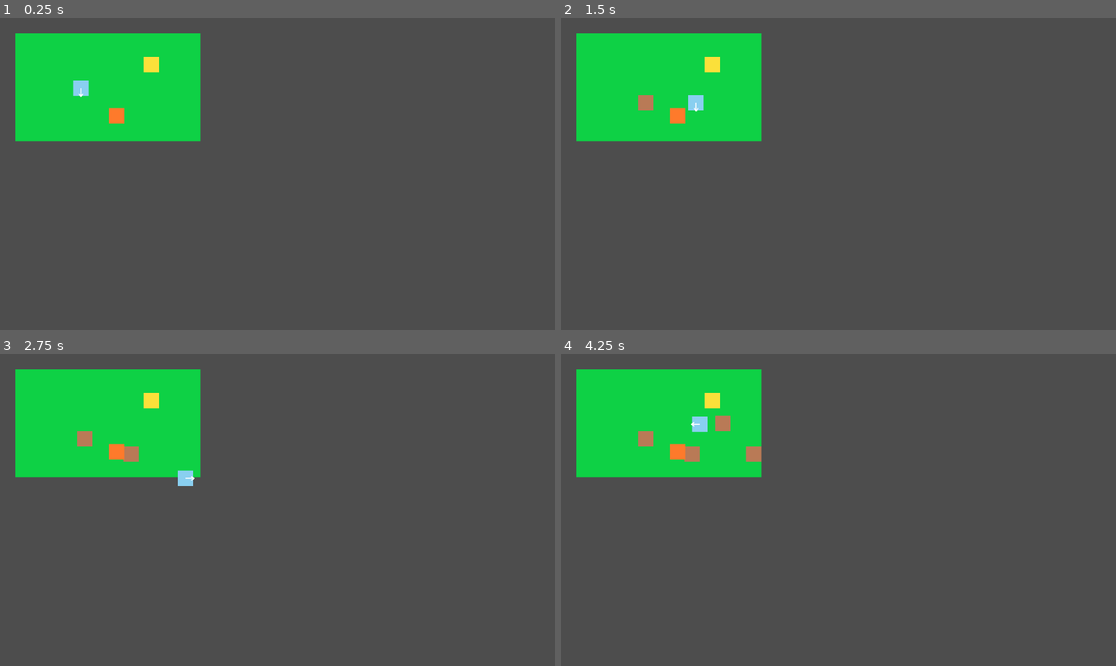
Above: before the commit, frames 1-4 (two rows, left to right).
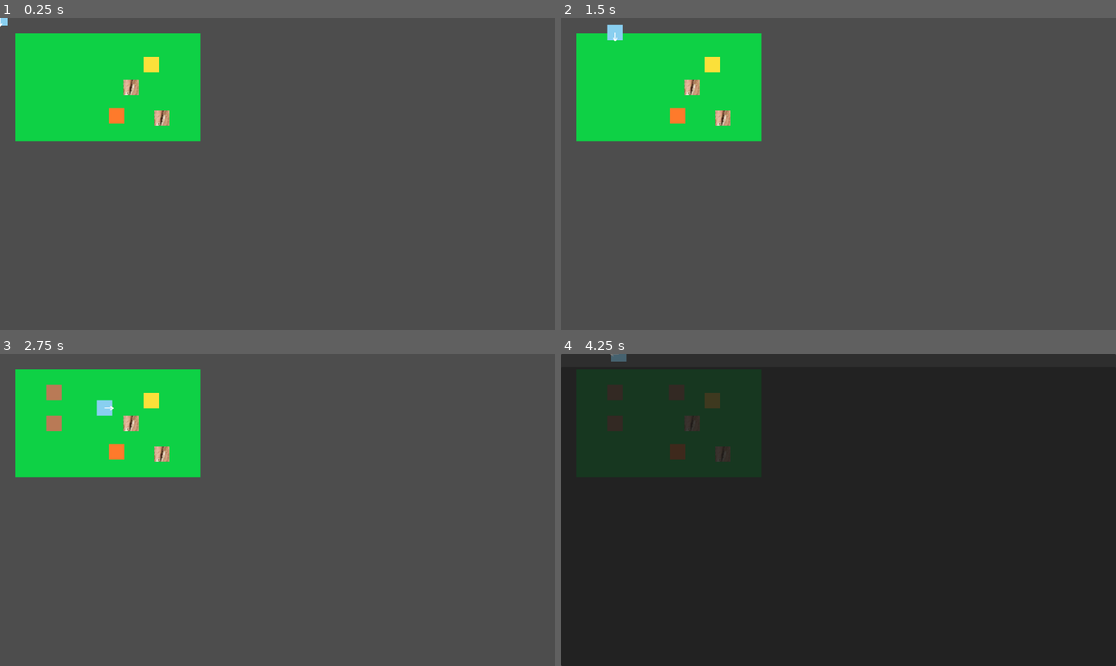
Above: after the commit, the same moments.

Repository: Elias-Fariz/agri-cultured
Game: Godot game, scene res://tscn/Farm.tscn
Same seed, same stepped clock (60 frames per second), same inputs: the game is played once before the commit and once after it.
Inputs:
- Up to frame 1 (0.25 s): no input
- Up to frame 2 (1.5 s): tap Enter at 0.5 s; hold D (move_right) 0.53-1.28 s; hold Space (tool) 0.53-1.28 s; hold S (move_down) from 1.28 s (still down); tap E (interact) at 1.35 s
- Up to frame 3 (2.75 s): tap Space (tool) at 1.55 s; release S (move_down) at 2.03 s; hold D (move_right) from 2.03 s (still down); hold Space (tool) from 2.03 s (still down)
- Up to frame 4 (4.25 s): release D (move_right) at 2.78 s; release Space (tool) at 2.78 s; hold W (move_up) 2.78-3.53 s; tap Space (tool) at 2.85, 3.8 s; hold A (move_left) from 3.53 s (still down); hold E (interact) from 3.53 s (still down); tap T (open_inventory, bound only after the commit) at 4.15 s

The runs differ from the first frame. In frame 1, 0.5% of the frame differs, in the area x 0-31%, y 0-35%; in frame 2, 0.7%; in frame 3, 1.1%; in frame 4, 100%, in the area x 0-100%, y 0-100%.

Commit message:
tree + inventory
made impassable tree, object layer to put trees on, and inventory that remembers items

Diff:
--- a/project.godot
+++ b/project.godot
@@ -14,6 +14,10 @@
 run/main_scene="uid://6ni01dvcs2m2"
 config/features=PackedStringArray("4.5", "Forward Plus")
 config/icon="res://icon.svg"
+
+[autoload]
+
+GameState="*res://scripts/GameState.gd"
 
 [input]
 
@@ -47,3 +51,8 @@
 "events": [Object(InputEventKey,"resource_local_to_scene":false,"resource_name":"","device":-1,"window_id":0,"alt_press …(191 unchanged characters)…
 ]
 }
+open_inventory={
+"deadzone": 0.2,
+"events": [Object(InputEventKey,"resource_local_to_scene":false,"resource_name":"","device":-1,"window_id":0,"alt_pressed":false,"shift_pressed":false,"ctrl_pressed":false,"meta_pressed":false,"pressed":false,"keycode":0,"physical_keycode":84,"key_label":0,"unicode":116,"location":0,"echo":false,"script":null)
+]
+}
--- a/scripts/Farm.gd
+++ b/scripts/Farm.gd
@@ -1,40 +1,65 @@
+# Farm.gd (Godot 4.x) - Ground TileMap + Objects TileMap
 extends Node2D
 
 @onready var ground: TileMap = $Ground
-@onready var player := $Player as CharacterBody2D
-@onready var spawn: Marker2D = $Spawn
+@onready var objects: TileMap = $Objects
+@onready var player := $Player as CharacterBody2D  # you said this cast works
 
-@export var layer := 0
-@export var source_id := 0
-@export var grass_coords := Vector2i(0, 0)
-@export var tilled_coords := Vector2i(1, 0)
-@export var tile_size := 32
+# --- Tile IDs / atlas coords ---
+# Ground tileset info (grass + tilled) in Ground TileMap
+@export var ground_source_id: int = 0
+@export var grass_coords: Vector2i = Vector2i(0, 0)
+@export var tilled_coords: Vector2i = Vector2i(1, 0)
 
-func _ready() -> void:
-	# Place player at spawn if present
-	if player:
-		player.global_position = spawn.global_position
+# Tree tileset info in Objects TileMap (tree.png atlas)
+@export var tree_source_id: int = 0        # likely 0 inside Objects TileMap
+@export var tree_coords: Vector2i = Vector2i(0, 0)
+
+# Chop settings
+@export var chops_to_fell: int = 3
+var tree_chops: Dictionary = {}  # { Vector2i: int }
 
 func _unhandled_input(event: InputEvent) -> void:
 	if event.is_action_pressed("tool"):
-		_try_till()
+		_tool_action()
 
-func _try_till() -> void:
-	# Convert player world position to the tile cell they are standing on
+func _tool_action() -> void:
+	# Grid-perfect target cell: 1 cell in front of player (based on Ground's grid)
 	var player_cell: Vector2i = ground.local_to_map(ground.to_local(player.global_position))
-
-	# Convert facing (Vector2) to a grid step (Vector2i)
 	var step := Vector2i(int(player.facing.x), int(player.facing.y))
-
-	# Target is exactly 1 tile in front
 	var target_cell := player_cell + step
 
-	# Read what's currently on that cell
-	var current_source: int = ground.get_cell_source_id(layer, target_cell)
-	var current_atlas: Vector2i = ground.get_cell_atlas_coords(layer, target_cell)
+	# Priority 1: chop tree if present on Objects TileMap
+	if _cell_has_tree(target_cell):
+		_chop_tree(target_cell)
+		return
 
-	if current_source == source_id and current_atlas == grass_coords:
-		ground.set_cell(layer, target_cell, source_id, tilled_coords)
-		print("Tilled tile at cell: ", target_cell)
-	else:
-		print("No till: cell=", target_cell, " source=", current_source, " atlas=", current_atlas)
+	# Priority 2: otherwise till the ground
+	_try_till_ground(target_cell)
+
+func _cell_has_tree(cell: Vector2i) -> bool:
+	# Objects TileMap uses the same cell coordinates if both TileMaps share tile size/origin
+	var src := objects.get_cell_source_id(0, cell)
+	if src != tree_source_id:
+		return false
+	var atlas := objects.get_cell_atlas_coords(0, cell)
+	return atlas == tree_coords
+
+func _chop_tree(cell: Vector2i) -> void:
+	var current := int(tree_chops.get(cell, 0)) + 1
+	tree_chops[cell] = current
+	print("Chop ", current, "/", chops_to_fell, " at ", cell)
+
+	if current >= chops_to_fell:
+		objects.erase_cell(0, cell)  # remove tree ONLY from Objects TileMap
+		tree_chops.erase(cell)
+		GameState.add_item("Wood")
+		print("Tree felled at ", cell)
+
+func _try_till_ground(cell: Vector2i) -> void:
+	var src := ground.get_cell_source_id(0, cell)
+	var atlas := ground.get_cell_atlas_coords(0, cell)
+
+	if src == ground_source_id and atlas == grass_coords:
+		ground.set_cell(0, cell, ground_source_id, tilled_coords)
+		print("Tilled tile at cell: ", cell)
--- /dev/null
+++ b/scripts/GameState.gd
@@ -0,0 +1,8 @@
+# GameState.gd
+extends Node
+
+var inventory: Array[String] = []
+
+func add_item(item: String) -> void:
+	inventory.append(item)
+	print("Added to inventory:", item, " Inventory now:", inventory)
--- /dev/null
+++ b/scripts/InventoryUI.gd
@@ -0,0 +1,28 @@
+# InventoryUI.gd
+extends CanvasLayer
+
+@onready var panel: Panel = $Panel
+@onready var item_list: ItemList = $Panel/VBoxContainer/ItemList
+
+func set_items(items: Array[String]) -> void:
+	item_list.clear()
+
+	var counts := {}
+	for it in items:
+		counts[it] = int(counts.get(it, 0)) + 1
+
+	for key in counts.keys():
+		item_list.add_item("%s x%d" % [str(key), counts[key]])
+
+
+func show_ui() -> void:
+	panel.visible = true
+
+func hide_ui() -> void:
+	panel.visible = false
+
+func toggle_ui() -> void:
+	panel.visible = not panel.visible
+
+func is_open() -> bool:
+	return panel.visible
--- a/scripts/Player.gd
+++ b/scripts/Player.gd
@@ -11,6 +11,7 @@
 
 @onready var sensor: Area2D = $InteractSensor
 @onready var indicator: Node2D = $FacingIndicator
+@onready var inventory_ui = get_tree().current_scene.get_node("InventoryUI")
 
 
 func _ready() -> void:
@@ -40,6 +41,13 @@
 	if event.is_action_pressed("interact"):
 		_try_interact()
 
+	if event.is_action_pressed("open_inventory"):
+		# Refresh UI content then toggle
+		inventory_ui.set_items(GameState.inventory)
+		inventory_ui.toggle_ui()
+		return
+
+
 func _update_sensor_position() -> void:
 	# Keep sensor one "step" in front of the player
 	sensor.position = facing * interact_offset
--- a/tscn/Farm.tscn
+++ b/tscn/Farm.tscn
@@ -1,11 +1,13 @@
-[gd_scene load_steps=10 format=3 uid="uid://6ni01dvcs2m2"]
+[gd_scene load_steps=14 format=3 uid="uid://6ni01dvcs2m2"]
 
 [ext_resource type="Script" uid="uid://cevvm7fnmvrhe" path="res://scripts/Farm.gd" id="1_vobxb"]
 [ext_resource type="Texture2D" uid="uid://bsldlblkqkem5" path="res://art/tiles.png" id="2_mre8b"]
+[ext_resource type="Texture2D" uid="uid://caerjv5h3fdyv" path="res://art/tree.png" id="3_d13le"]
 [ext_resource type="PackedScene" uid="uid://dv7wem6ftpvdd" path="res://tscn/Player.tscn" id="3_vobxb"]
 [ext_resource type="PackedScene" uid="uid://d3xqpf5v6a8cl" path="res://tscn/Chest.tscn" id="5_2ywwf"]
 [ext_resource type="Texture2D" uid="uid://bq8o1e8mbe7qm" path="res://art/door.PNG" id="6_mre8b"]
 [ext_resource type="Script" uid="uid://sh30tjkuwdh7" path="res://scripts/DoorToHouse.gd" id="7_d13le"]
+[ext_resource type="PackedScene" uid="uid://dtrn2d385g5ul" path="res://ui/InventoryUI.tscn" id="8_og6c6"]
 
 [sub_resource type="TileSetAtlasSource" id="TileSetAtlasSource_pqap4"]
 texture = ExtResource("2_mre8b")
@@ -15,7 +17,19 @@
 
 [sub_resource type="TileSet" id="TileSet_2c7ny"]
 tile_size = Vector2i(32, 32)
+physics_layer_0/collision_layer = 1
 sources/0 = SubResource("TileSetAtlasSource_pqap4")
+
+[sub_resource type="TileSetAtlasSource" id="TileSetAtlasSource_og6c6"]
+texture = ExtResource("3_d13le")
+texture_region_size = Vector2i(32, 32)
+0:0/0 = 0
+0:0/0/physics_layer_0/polygon_0/points = PackedVector2Array(-16, -16, 16, -16, 16, 16, -16, 16)
+
+[sub_resource type="TileSet" id="TileSet_2ywwf"]
+tile_size = Vector2i(32, 32)
+physics_layer_0/collision_layer = 1
+sources/0 = SubResource("TileSetAtlasSource_og6c6")
 
 [sub_resource type="RectangleShape2D" id="RectangleShape2D_og6c6"]
 
@@ -26,6 +40,11 @@
 tile_set = SubResource("TileSet_2c7ny")
 format = 2
 layer_0/tile_data = PackedInt32Array(65537, 0, 0, 131073, 0, 0, 196609, 0, 0, 262145, 0, 0, 327681, 0, 0, 393217, 0, 0, …(1081 unchanged characters)…
+
+[node name="Objects" type="TileMap" parent="."]
+tile_set = SubResource("TileSet_2ywwf")
+format = 2
+layer_0/tile_data = PackedInt32Array(393226, 0, 0, 262152, 0, 0)
 
 [node name="Player" parent="." instance=ExtResource("3_vobxb")]
 
@@ -44,3 +63,5 @@
 
 [node name="Spawn" type="Marker2D" parent="."]
 position = Vector2(168, 146)
+
+[node name="InventoryUI" parent="." instance=ExtResource("8_og6c6")]
--- a/tscn/House.tscn
+++ b/tscn/House.tscn
@@ -1,10 +1,11 @@
-[gd_scene load_steps=9 format=3 uid="uid://bjx6v0gjfwt2h"]
+[gd_scene load_steps=10 format=3 uid="uid://bjx6v0gjfwt2h"]
 
 [ext_resource type="Texture2D" uid="uid://bvwrrj2bcxwqh" path="res://art/wood.PNG" id="1_4ogyy"]
 [ext_resource type="Script" uid="uid://kt4as8ri4s71" path="res://scripts/House.gd" id="1_hk67c"]
 [ext_resource type="PackedScene" uid="uid://dv7wem6ftpvdd" path="res://tscn/Player.tscn" id="3_jpwvr"]
 [ext_resource type="Script" uid="uid://t8o1qvqbjqpc" path="res://scripts/DoorToFarm.gd" id="4_jpwvr"]
 [ext_resource type="Texture2D" uid="uid://bq8o1e8mbe7qm" path="res://art/door.PNG" id="5_anwwx"]
+[ext_resource type="PackedScene" uid="uid://dtrn2d385g5ul" path="res://ui/InventoryUI.tscn" id="6_8rafo"]
 
 [sub_resource type="TileSetAtlasSource" id="TileSetAtlasSource_bfwu5"]
 texture = ExtResource("1_4ogyy")
@@ -39,3 +40,5 @@
 
 [node name="CollisionShape2D" type="CollisionShape2D" parent="DoorToFarm"]
 shape = SubResource("RectangleShape2D_eym5a")
+
+[node name="InventoryUI" parent="." instance=ExtResource("6_8rafo")]
--- a/tscn/Player.tscn
+++ b/tscn/Player.tscn
@@ -5,7 +5,7 @@
 [ext_resource type="Script" uid="uid://cr1r8q5m1ytb4" path="res://scripts/FacingIndicator.gd" id="3_gqu4d"]
 
 [sub_resource type="RectangleShape2D" id="RectangleShape2D_xfidv"]
-size = Vector2(32, 32)
+size = Vector2(31, 31)
 
 [sub_resource type="RectangleShape2D" id="RectangleShape2D_vobxb"]
 size = Vector2(28, 28)
--- /dev/null
+++ b/ui/InventoryUI.tscn
@@ -0,0 +1,31 @@
+[gd_scene load_steps=2 format=3 uid="uid://dtrn2d385g5ul"]
+
+[ext_resource type="Script" uid="uid://dlvlsny2mv821" path="res://scripts/InventoryUI.gd" id="1_w7o80"]
+
+[node name="InventoryUI" type="CanvasLayer"]
+script = ExtResource("1_w7o80")
+
+[node name="Panel" type="Panel" parent="."]
+visible = false
+anchors_preset = 15
+anchor_right = 1.0
+anchor_bottom = 1.0
+grow_horizontal = 2
+grow_vertical = 2
+size_flags_horizontal = 3
+size_flags_vertical = 3
+
+[node name="VBoxContainer" type="VBoxContainer" parent="Panel"]
+layout_mode = 1
+anchors_preset = 15
+anchor_right = 1.0
+anchor_bottom = 1.0
+grow_horizontal = 2
+grow_vertical = 2
+
+[node name="Inventory" type="Label" parent="Panel/VBoxContainer"]
+layout_mode = 2
+
+[node name="ItemList" type="ItemList" parent="Panel/VBoxContainer"]
+layout_mode = 2
+size_flags_vertical = 3
Binary file added: art/tree.png
Not shown, added: art/tree.png.import
Not shown, added: scripts/GameState.gd.uid
Not shown, added: scripts/InventoryUI.gd.uid
